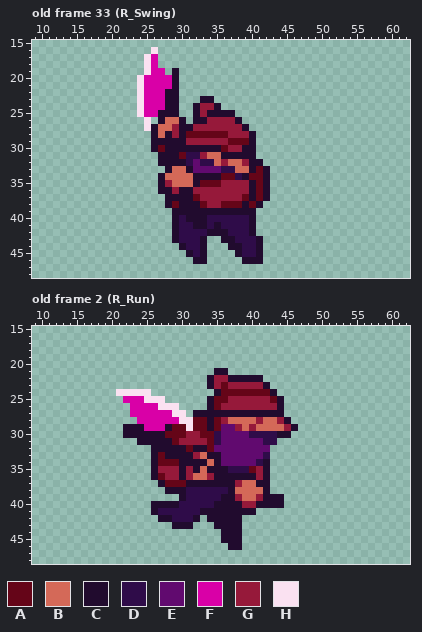
Pixel-art file: Godot/aseprite/player/Jack.aseprite. Above is the file before it was changed.
70x70 pixels, 124 frames. Shown: old frame 33 (R_Swing): x 9..62, y 15..48; old frame 2 (R_Run): x 9..62, y 15..48. The commit also changed other frames, which this record leaves out.
Palette (. is transparent): A #650518  B #d46958  C #210b2e  D #2f0c49  E #610a6f  F #d900a7  G #96193a  H #fae1f1
Pixels before, old frame 33 (R_Swing), first column x 24:
16 ..H................
17 .HF................
18 .HF................
19 .HFF.C.............
20 HFFFFC.............
21 HFFFFC.............
22 HFFFCC.............
23 HFFFCC...CC........
24 HFFFCC..CGGC.......
25 HFFCCC..CGCCCC.....
26 .H.CBBC.CCGGGGC....
27 .HCBBGCCGGGGGGGC...
28 ..CBCGCAAAAAAGGGC..
29 ..CCCCCGGGGGGAAAC..
30 ..CACCCCCCCCAGGCC..
31 ...CCCADDGBBCCCCC..
32 ...CCCCDEDDBGBBGCC.
33 ....CBBCEEEEDDBBCAC
34 ...CBBBBCCCCAADCAAC
35 ...CGBBBCAAAGGGGCAC
36 ...CCGCCGGGGGGGGCAC
37 ....CCCCAGGGGGGACAC
38 ....CACCCAGGAAACAC.
39 .....CCCCCCCCCCCC..
40 .....CDCCCDDDDDDC..
41 .....CDDCCDCDDDDC..
42 .....CDDDDCCCDDDC..
43 .....CDDDC..CCDDDC.
44 ......CDDC...CCDDC.
45 .......CDC....CDDC.
46 ........CC.....CCC.
Pixels before, old frame 2 (R_Run), first column x 21:
21 ..............CC..........
22 .............CGGCCCCC.....
23 .............CGAGGGGGC....
24 HHHHH.........CAAAAAAAC...
25 .FFFHHH......CAAGGGGGGAC..
26 ..FFFFHHH....CAGGGGGGGGC..
27 ..FFFFFFHH.CCCCCCCCCCCCC..
28 ...FFFFFFHHAACAGBBBBGBBGC.
29 .CCCFFFCAAHAACAEEGBGBBBBGC
30 .CCCCCCAAAGGAADEEEEDDDDCC.
31 ...CCCCCAGGGGADEEEEEEDD...
32 .....CCCCCACCAEEEEEEEE....
33 .....CACCCCGBCCEEEEEED....
34 .....CAAACCCCBCEEEEEDC....
35 .....CGGGCGCBCCCDDDAGC....
36 .....CAGGCGBBGCCCCCCGC....
37 ......CAAACCCCCCCGBBCC....
38 .......CCCDDDDDDCBBBBC....
39 .........CDDDDDCCGBBGCCC..
40 .....CCCCDDDDDCCCCGGCCCC..
41 .....CDDDDDDCCCCCCCC......
42 ......CCDDDC.CCCCC........
43 ........CCC...CCCC........
44 ...............CCC........
45 ...............CCC........
46 ................CC........
And afterwards:
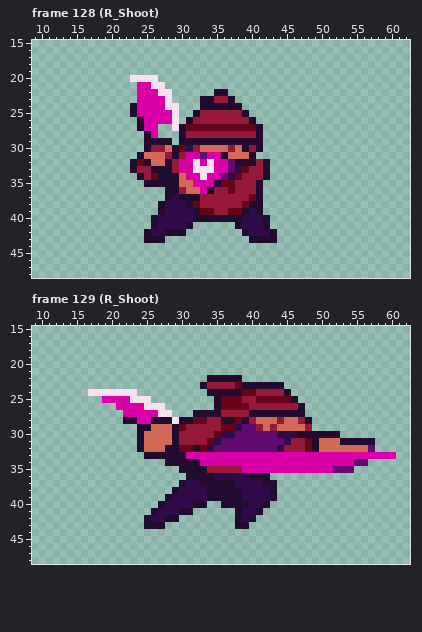
A new or re-ordered frame is compared with the old frame closest to it.
The exact change:
frames 124 -> 145
Changed rows in their new state; - is an unchanged pixel.
Frame 128 (R_Shoot) is new; against old frame 33 (R_Swing):
first column x 23:
16 ---.-----------------
17 --..-----------------
18 --..-----------------
19 --...-.--------------
20 H-HH...--------------
21 -F-HH..--------------
22 -F--HH.-----CC-------
23 -F---H.-----GGC------
24 CF---HH--.CC-CCC-----
25 CF--FFH----GGGGGC----
26 -CFFFFH.CGG----GGC---
27 -CFF..H-AAAAAAAAAAC--
28 --CF...-GGGGGG---GC--
29 --C---.-CCCCCCCCC-C--
30 --CGGB-ADGBBBB-B-GC--
31 -CBBBG-GFFEFF-BBB----
32 CACBB-GFFHFHFFECC-GC-
33 CGGCC-GFFHHHFFEDAGG--
34 -CGA-CC-FFHFFEDAGGG--
35 --CC-CC--FFFCAA--GC.-
36 ----.-CGBBFC--A--GC.-
37 ------D--C------GAC.-
38 ----CDDD-AG--GGGAC---
39 ----CDDDD-AAGGAA-DC--
40 ---CDDD-D--CCCCC-DDC-
41 ---CDDD-C......C-DDC-
42 --CDDC-C........CDDDC
43 --CCC-.....--....C-CC
44 -------....---.....--
45 --------...----....--
46 ---------..-----...--
Frame 129 (R_Shoot) is new; against old frame 2 (R_Run):
first column x 17:
21 ------------------..------------------------
22 ------------------CC--...-------------------
23 ----------------CG-G-ACCC-CC----------------
24 HHHH---..--------C-CCC--GGGGC---------------
25 --FFF-HH-..------.C-AA--AA-AAC--------------
26 ----FF--HH-..----.CAAAA----GGGC-------------
27 -----F----HH..-----GGGG-----CCC-------------
28 -----CC--CCCHCC--GGCCACGB---BBGC------------
29 -----..-CBBBC-GGGGGAADEEG-G-BBBG------------
30 -----..-BBBBCG--GGADD--EEEEDDDCCCCCC--------
31 --------BBBBC------------EEEDGGACBBBCCCCC---
32 -------CBBB--A--AD--------EDGGGACBBBBBBBE---
33 --------C-C---FFFFFFFFFFFFFFFFFFFFFFFFFFFFFF
34 ---------..CC---FFFFFFFFFFFFFFFFFFFFFFEE----
35 ---------....-C-CGGGGGFFFFFFFFFFFFFEEE------
36 ---------.....CCCCDDDDD-C-------------------
37 ----------...CDD-----DDDD-C-----------------
38 -----------.-D---CCC-CDDDDC-----------------
39 -----------CDD---CC--CDDDD-.----------------
40 ---------.-DD--CC..---CDD-..----------------
41 -------------CC......-DDC-------------------
42 --------CDD-C...-....-DC--------------------
43 --------CCC-...---...-C---------------------
44 -------------------...----------------------
45 -------------------...----------------------
46 --------------------..----------------------
Pixel boxes of the changes (left, top, right, bottom) in both pictures:
changed: (130, 47, 277, 264)
changed: (88, 368, 396, 550)
